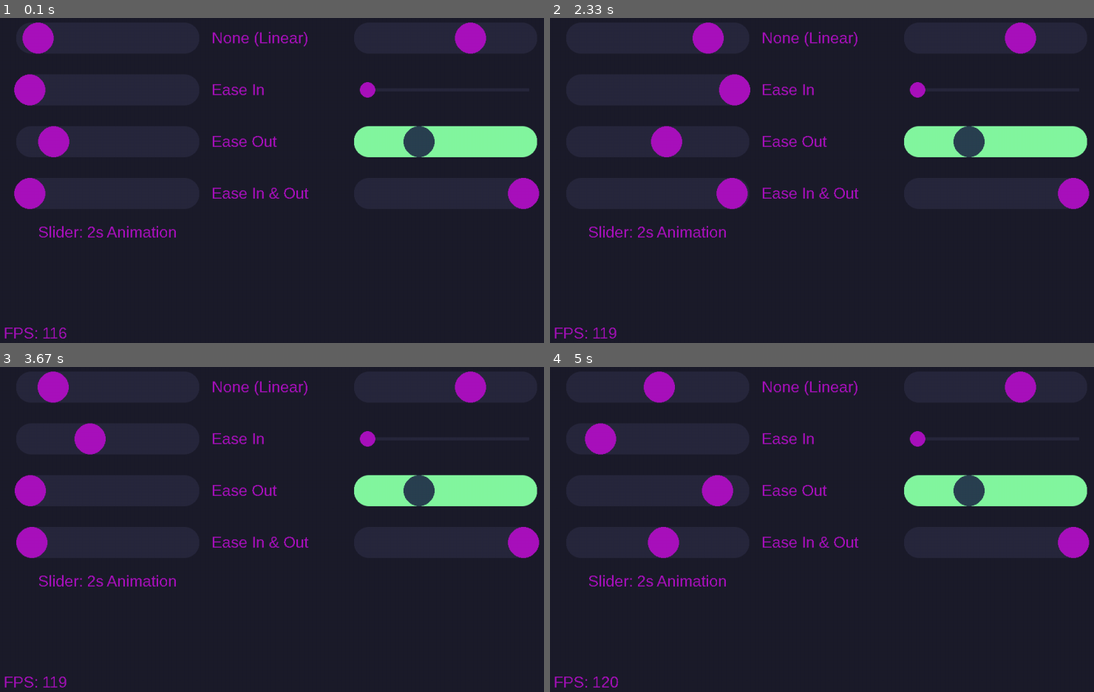
Above: before the commit, frames 1-4 (two rows, left to right).
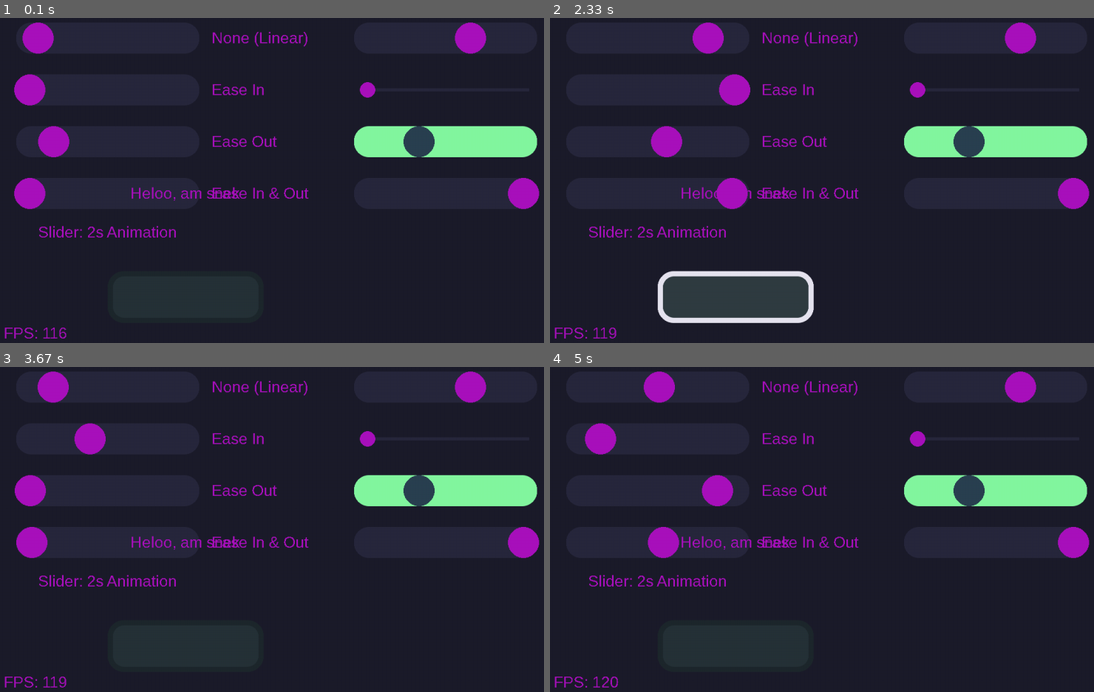
Above: after the commit, the same moments.

Repository: Hugo4IT/PygameUILib
Game: pygame game, started from main.pyw
Two runs of this game, one before a commit and one after it. Both use one fixed random seed, a clock stepped at 60 frames per second and the inputs below.
Inputs (mouse positions are in pixels of both pictures, inside the frame that each line leads up to):
- Up to frame 1 (0.1 s): no input
- Up to frame 2 (2.33 s): click (734, 297) at 0.38 s; click (865, 196) at 0.72 s; click (734, 297) at 2.05 s
- Up to frame 3 (3.67 s): click (277, 617) at 2.38 s
- Up to frame 4 (5 s): no input

The runs differ from the first frame. In frame 1, 0.2% of the frame differs, in the area x 24-45%, y 51-57%; in frame 2, 4.7%, in the area x 19-49%, y 51-94%; in frame 3, 0.2%; in frame 4, 0.2%.

Commit message:
Commit so i can work on my laptop

Diff:
--- a/PygameUILib.pyw
+++ b/PygameUILib.pyw
@@ -102,6 +102,7 @@
 
 class Button():
     def __init__(self, *args):
+
         if len(args) == 5:
             self.x = args[0]            # X Position
             self.y = args[1]            # Y Position
@@ -128,7 +129,7 @@
                         self.sx = int(v.split(",")[0])
                         self.sy = int(v.split(",")[1])
                     elif k == "color":
-                        self.color = pygame.Color(str(v))
+                        self.color = AnimatableValue(pygame.Color(str(v)))
                         self.maincolor = pygame.Color(str(v))
                     elif k == "rounded":
                         self.rounded = v == "True"
@@ -205,6 +206,7 @@
         self.height = 1
         self.width = 1
         self.align = 2
+        self.hidden = False
         if len(args) == 1:
             self.x = 0
             self.y = 0
--- a/main.pyw
+++ b/main.pyw
@@ -158,6 +158,10 @@
 for a in animations:
     a.Play()
 
+btnAnimationTest = Button(btnConfig)
+btnAnimationTest.y = 600
+uielems.append(btnAnimationTest)
+
 def QuitGame():
     pygame.quit()
     sys.exit()
